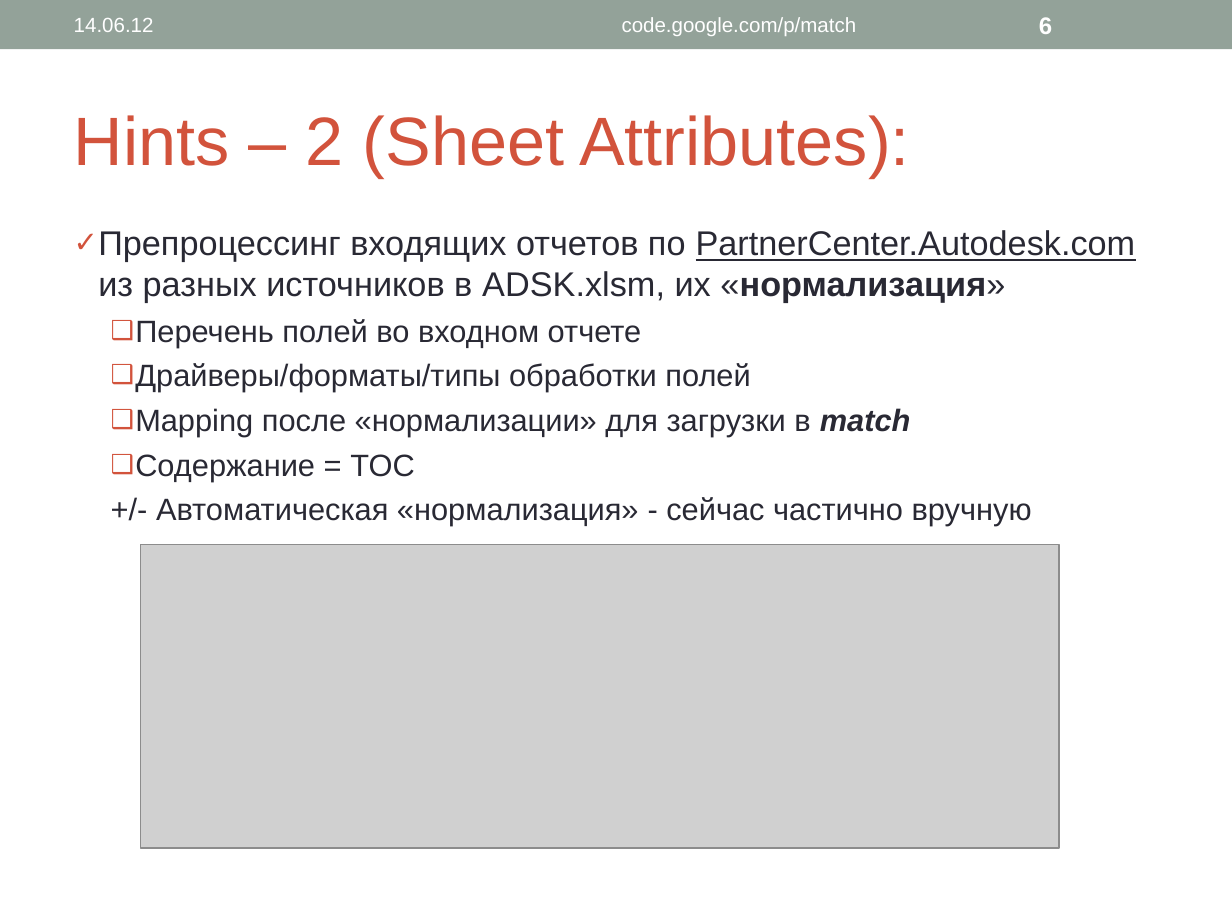
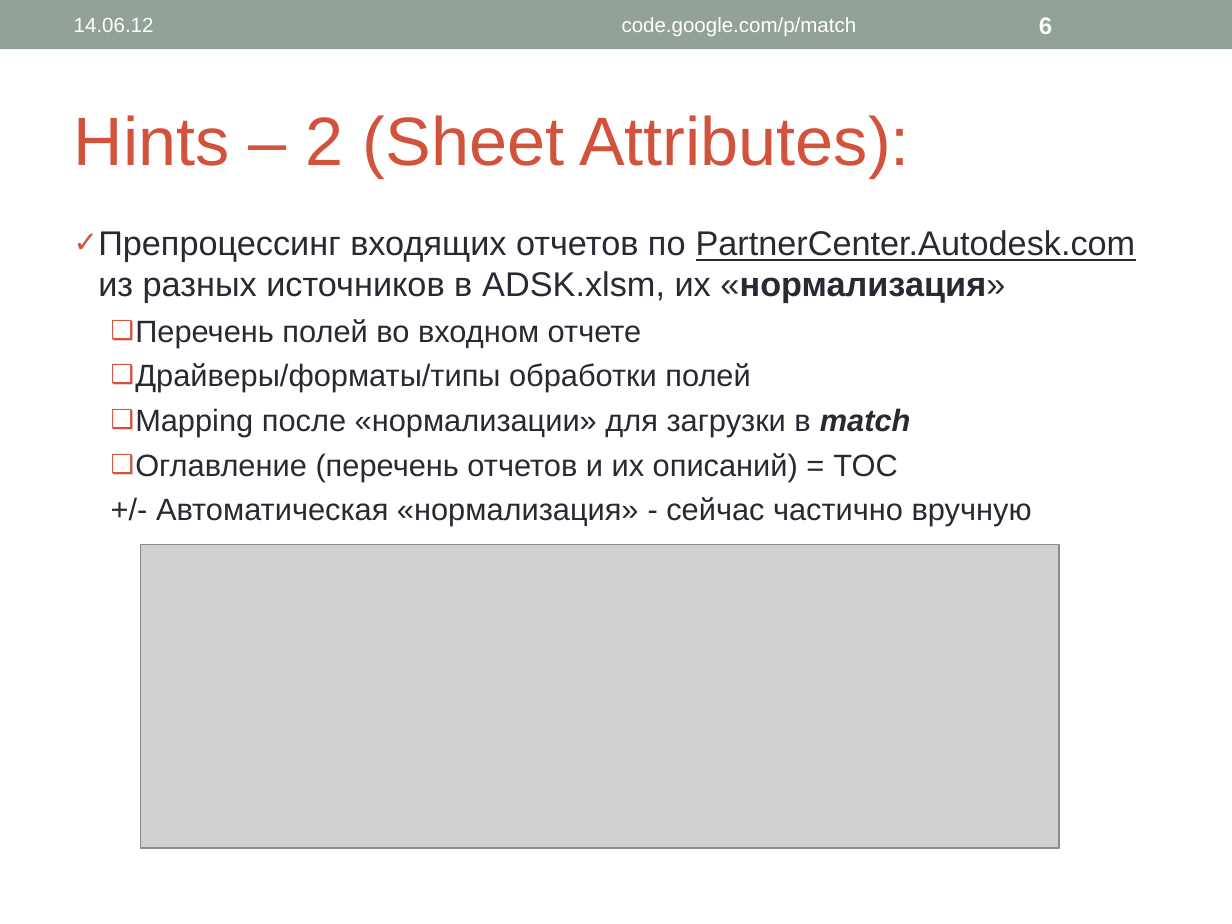
Before and after one commit to PavelKhrapkin/match, a slide deck: slide 6 of wiki/match.ppt. Drawn at 1232x924 pixels with LibreOffice and Linux fonts; fonts in the diff are those of the drawing; grey boxes stand for pictures. Boxes give left, top, right and bottom in pixels: in the first picture for what was removed or moved away, otherwise in the second. Text is boxed around its words. In the diff, an @@ line names an element or a change of style, - is before the commit and + after.

```diff
--- a/wiki/match.ppt
+++ b/wiki/match.ppt
@@ text at (x1=135, y1=453, x2=897, y2=481): text changed @@
-  ❑ Содержание = TOC
+  ❑ Оглавление (перечень отчетов и их описаний) = TOC
```
Also in this commit, not shown: 4 other slides changed.
